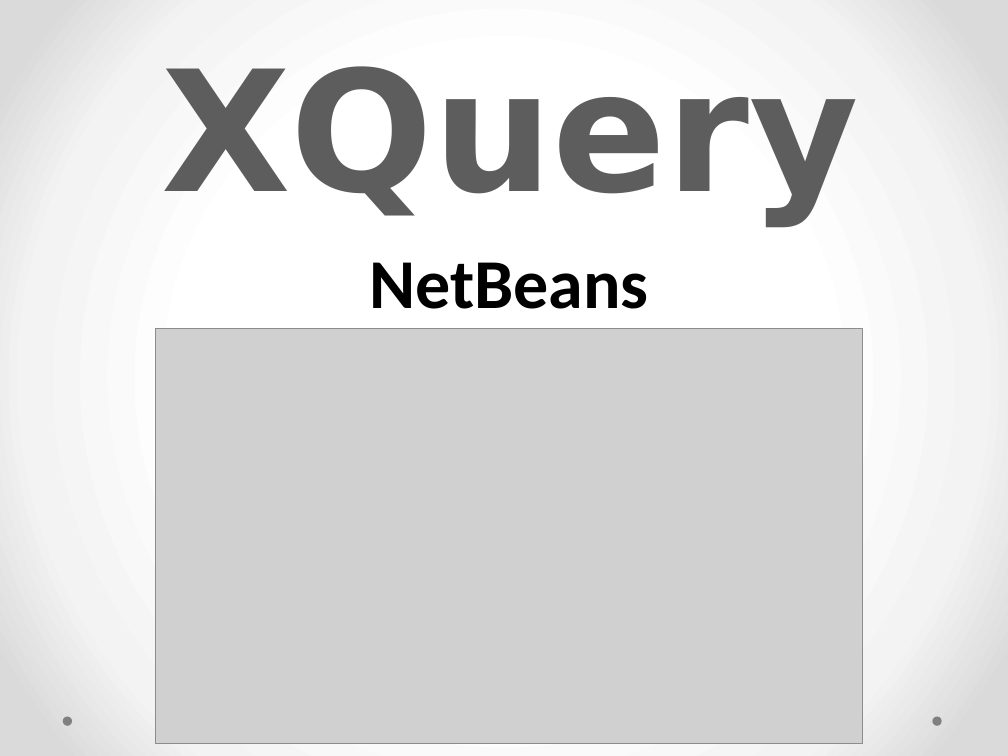
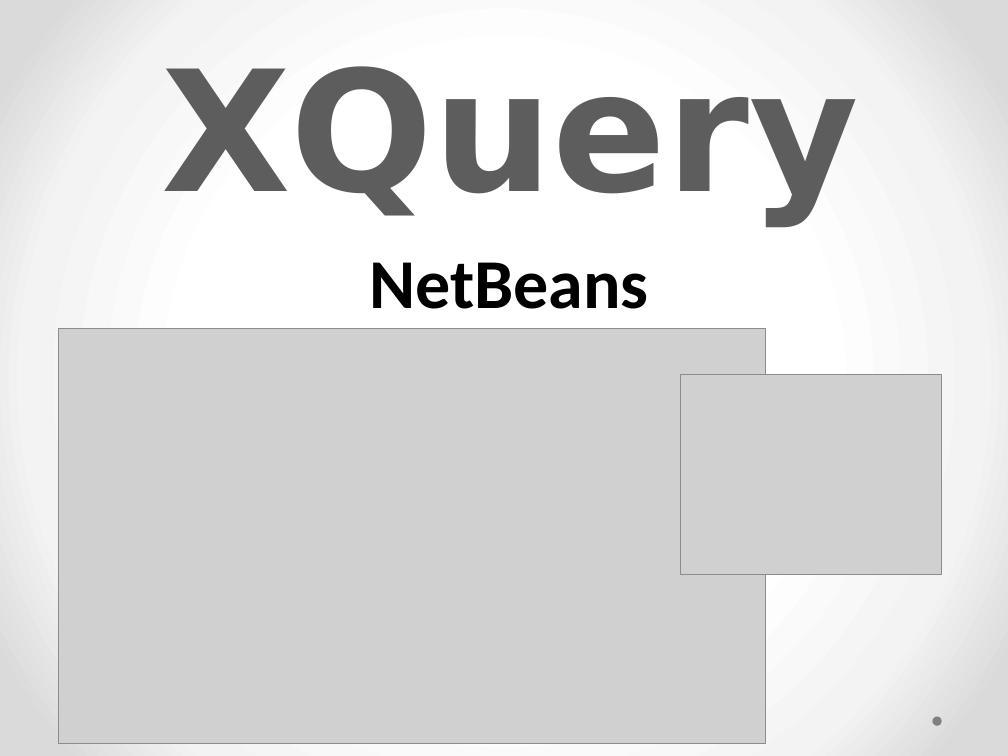
Before and after one commit to Amilez/rent-car-app, a slide deck: slide 26 of Prezentace/prezentace.pptx. Drawn at 1008x756 pixels with LibreOffice and Linux fonts; fonts in the diff are those of the drawing; grey boxes stand for pictures. Boxes give left, top, right and bottom in pixels: in the first picture for what was removed or moved away, otherwise in the second. Text is boxed around its words. In the diff, an @@ line names an element or a change of style, - is before the commit and + after.

```diff
--- a/Prezentace/prezentace.pptx
+++ b/Prezentace/prezentace.pptx
@@ picture: place and size @@
-picture at (156, 329, 863, 743)
+picture at (58, 329, 765, 743)
@@ picture added at (680, 375, 941, 575) @@
@@ ellipse removed at (62, 717, 72, 726) @@
```
Also in this commit, not shown: 4 other slides changed, 1 other file.
